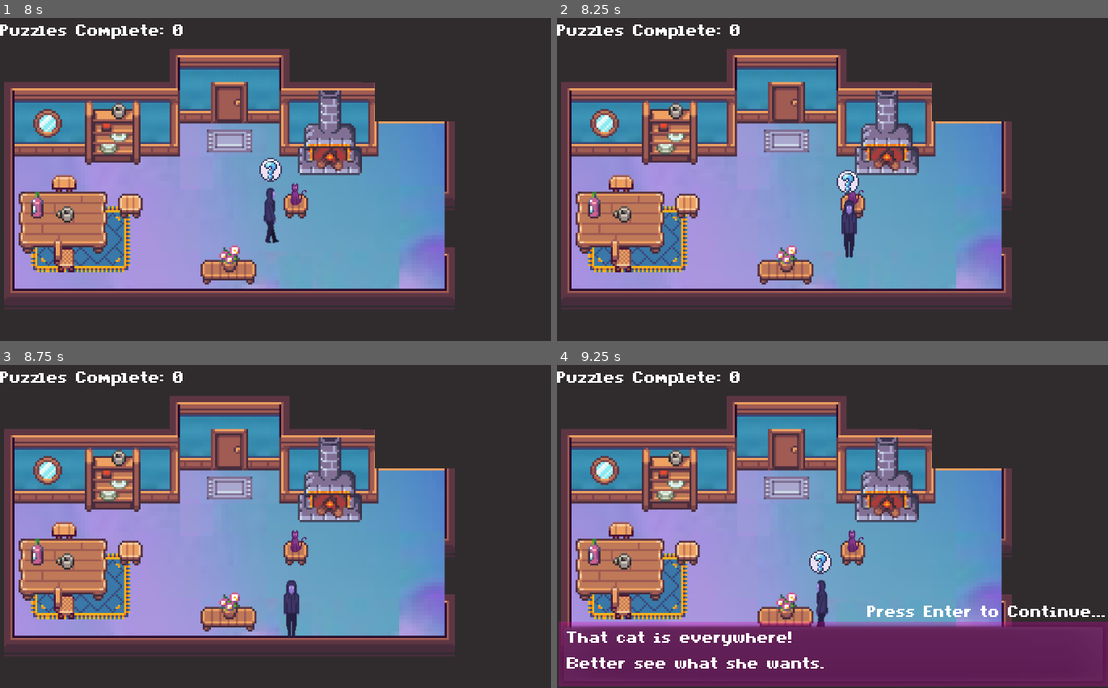
Above: before the commit, frames 1-4 (two rows, left to right).
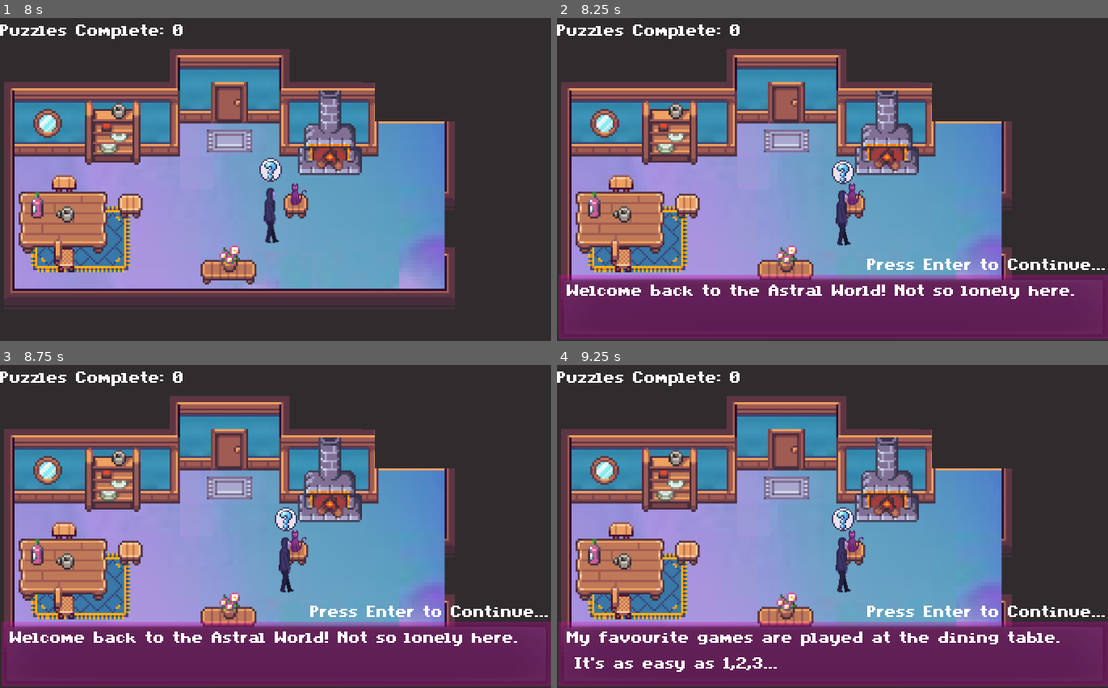
Above: after the commit, the same moments.

Repository: JayTheDaniels/The-Astral-Project
Game: Godot game, scene res://Src/Levels/AstralLivingRoom.tscn
Same seed, same stepped clock (60 frames per second), same inputs: the game is played once before the commit and once after it. This scene is started directly instead of the project's main scene.
Inputs:
- Up to frame 1 (8 s): tap Enter (accept) at 0.5, 1.25, 1.35, 2, 3.5, 5.1, 7.25 s; hold D (right) 0.53-1.28 s; tap Space (interact) at 0.6, 1.55, 2.3, 3.05, 3.6, 4.35, 5.3, 6.05, 6.8, 7.35 s; hold Down (down) 1.28-2.03 s; hold D (right) 2.03-2.78 s; tap C (choice C) at 2.1, 5.85 s; hold W (up) 2.78-3.53 s; tap X (choice X) at 2.85, 6.6 s; hold Left (left) 3.53-5.03 s; hold Down (down) 5.03-5.78 s; hold D (right) 5.78-6.53 s; hold W (up) 6.53-7.28 s; hold D (right) from 7.28 s (still down)
- Up to frame 2 (8.25 s): release D (right) at 8.03 s; hold Down (down) from 8.03 s (still down); tap Space (interact) at 8.1 s
- Up to frame 3 (8.75 s): keep holding Down (down)
- Up to frame 4 (9.25 s): tap Enter (accept) at 8.75, 8.85 s; release Down (down) at 8.78 s; hold Left (left) from 8.78 s (still down); tap Space (interact) at 9.05 s

Frame 1 is identical in both runs. In frame 2, 21% of the frame differs, in the area x 0-100%, y 44-100%; in frame 3, 21%; in frame 4, 2.9%.
Error in both runs: Invalid call. Nonexistent function 'interaction' in base 'StaticBody2D'. (res://Src/Code/Player.gd:47)

Commit message:
Living Room Base

Diff:
--- a/Src/Code/Global.gd
+++ b/Src/Code/Global.gd
@@ -85,7 +85,6 @@
 		sink.InteractText = sink.ScavengerHuntText
 
 func office():
-
 	if scavengerHuntStage == 1:
 		var plant = get_tree().get_root().get_node("/root/Office/HousePlant")
 		plant.InteractText = plant.ScavengerHuntText
@@ -104,10 +103,10 @@
 
 func living_room():
 	if scavengerHuntStage == 1:
-		var stool = get_tree().get_root().get_node("root/LivingRoom/Stool")
+		var stool = get_tree().get_root().get_node("/root/LivingRoom/Stool")
 		stool.InteractText = stool.ScavengerHuntText
 	if scavengerHuntStage == 2:
-		var fireplace = get_tree().get_root().get_node("root/LivingRoom/Fireplace")
+		var fireplace = get_tree().get_root().get_node("/root/LivingRoom/Fireplace")
 		fireplace.InteractText = fireplace.ScavengerHuntText
 		get_tree().get_root().get_node("/root/LivingRoom/Fireplace").set_script(portal)
 
--- a/Src/Code/Leela.gd
+++ b/Src/Code/Leela.gd
@@ -32,7 +32,7 @@
 func interaction():
 	print("Is interacting with " + self.name)
 	dialogue()
-	$Meow.play()
+
 
 func follow():
 	follow_player = true
@@ -60,6 +60,7 @@
 	if dialogueCounter == 0:
 		dialogue.dialogue = "A visitor..? From the mortal plane no less!"
 		dialogue.open(self.get_path())
+		$Meow.play()
 	if dialogueCounter == 1:
 		dialogue.dialogue = "Not common to see humans around here. Are you lost?"
 		dialogue.open(self.get_path())
@@ -94,6 +95,7 @@
 	if dialogueCounter == 0:
 		dialogue.dialogue = "Scrubba dub dub. Astral Cat in your tub. \n Welcome back human, thanks for the warm bath."
 		dialogue.open(self.get_path())
+		$Meow.play()
 	if dialogueCounter == 1:
 		dialogue.dialogue = "For this puzzle, let's cleanse you of your \n negative thoughts. Good thing we're in a bathroom."
 		dialogue.open(self.get_path())
@@ -109,12 +111,14 @@
 		if Global.scavengerHuntStage == 8:
 			dialogue.dialogue = "You continue to impress, human. When you're ready \n to leave, flush yourself out of this world."
 			dialogue.open(self.get_path())
+			$Meow.play()
 			get_parent().get_node("UI/CanvasLayer/Lives").show()
 			# use this code for setting the return object
 			Global.completed_puzzles += 1
 			get_tree().get_root().get_node("/root/AstralBathroom/Toilet").set_script(portal)
 		else:
 			dialogueTotal = 1
+			$Meow.play()
 			dialogue.dialogue = "Take your time human, there's no such thing here."
 			dialogue.open(self.get_path())
 
@@ -124,6 +128,7 @@
 	if dialogueCounter == 0:
 		dialogue.dialogue = "Friend! Hello again... I have a new gift for you. \n A new puzzle to go with it."
 		dialogue.open(self.get_path())
+		$Meow.play()
 		Global.scavengerHuntStage = 5
 	if dialogueCounter == 1:
 		dialogue.dialogue = "Communicate with family, \n research, shop, and play games."
@@ -150,19 +155,22 @@
 
 func living_room():
 	var interaction_Counter = 0
+	dialogueTotal = 2
 	if dialogueCounter == 0:
 		dialogue.dialogue = "Welcome back to the Astral World! Not so lonely here."
 		dialogue.open(self.get_path())
-		interaction_Counter = 1
+		Global.scavengerHuntStage = 3
+		$Meow.play()
 	if dialogueCounter == 1:
 		dialogue.dialogue = "Let's warm those empty seats with a game \n of musical chairs."
 		dialogue.open(self.get_path())
 	if dialogueCounter == 2:
 		dialogue.dialogue = "Take it from the top and dance around the clock."
 		dialogue.open(self.get_path())
-		Global.scavengerHuntStage = 3
+		interaction_Counter = 1
 	if interaction_Counter == 1:
 		if Global.scavengerHuntStage == 6:
+			$Meow.play()
 			dialogue.dialogue = "Well done! If you're burning to return home \n the flames will take you there."
 			Global.completed_puzzles += 1
 			get_tree().get_root().get_node("/root/AstralLivingRoom/Fireplace").set_script(portal)
@@ -174,6 +182,7 @@
 	var interaction_Counter = 0
 	dialogueTotal = 1
 	if dialogueCounter == 0:
+		$Meow.play()
 		dialogue.dialogue = "You made it! Some sassy comebacks from the kitchen. \n Although, it is YOUR kitchen…"
 		dialogue.open(self.get_path())
 		Global.scavengerHuntStage = 3
--- a/Src/Code/Object_Base.gd
+++ b/Src/Code/Object_Base.gd
@@ -51,7 +51,12 @@
 			Global.scavengerHuntStage = 1
 		if Global.scavengerHuntLevel == 2:
 			scavengerHunt()
-
+	if self.name == "Stool":
+		if Global.scavengerHuntLevel != 4:
+			Global.scavengerHuntLevel = 4
+			Global.scavengerHuntStage = 1
+		if Global.scavengerHuntLevel == 4:
+			scavengerHunt()
 
 func scavengerHunt():
 	if Global.scavengerHuntLevel == 1:
@@ -134,6 +139,14 @@
 		if self.name == "Stool":
 			print("Objective Updated!")
 			Global.scavengerHuntStage = 2
+	if Global.scavengerHuntStage == 1:
+		if self.name == "Stool":
+			print("Objective Updated!")
+			Global.scavengerHuntStage = 2
+	if Global.scavengerHuntStage == 1:
+		if self.name == "Stool":
+			print("Objective Updated!")
+			Global.scavengerHuntStage = 2
 
 func kitchen_object():
 	if Global.scavengerHuntStage == 1:
--- a/Src/Levels/AstralBedroom.tscn
+++ b/Src/Levels/AstralBedroom.tscn
@@ -6,7 +6,6 @@
 [ext_resource path="res://Assets/bedroom_bathroom_astralworld.png" type="Texture" id=4]
 [ext_resource path="res://Src/Game Objects/Base_Object.tscn" type="PackedScene" id=5]
 [ext_resource path="res://Src/Sound/MusicAstralBackgroundLoop.tscn" type="PackedScene" id=6]
-[ext_resource path="res://Src/UI/AstralTransition.tscn" type="PackedScene" id=7]
 
 [node name="AstralBedroom" type="YSort" groups=[
 "Astral",
@@ -85,5 +84,4 @@
 Leela beckons for you."
 
 [node name="MusicAstralBackgroundLoop" parent="." instance=ExtResource( 6 )]
-
-[node name="AstralTransition" parent="." instance=ExtResource( 7 )]
+pause_mode = 2
--- a/Src/Levels/AstralLivingRoom.tscn
+++ b/Src/Levels/AstralLivingRoom.tscn
@@ -85,6 +85,7 @@
 
 [node name="Leela" parent="." instance=ExtResource( 4 )]
 position = Vector2( 183, 111 )
+interaction_room = 4
 
 [node name="ColorRect" type="ColorRect" parent="."]
 margin_left = 232.0
--- a/Src/Levels/Bedroom.tscn
+++ b/Src/Levels/Bedroom.tscn
@@ -58,7 +58,7 @@
 InteractText = "Feels like most of my time is spent sitting here."
 
 [node name="Television" parent="." instance=ExtResource( 5 )]
-position = Vector2( 112, 96 )
+position = Vector2( 112, 99 )
 scale = Vector2( 2.7, 1.2 )
 script = ExtResource( 6 )
 
@@ -68,6 +68,6 @@
 InteractText = "I only own purple hoodies."
 
 [node name="Books" parent="." instance=ExtResource( 5 )]
-position = Vector2( 136, 32 )
+position = Vector2( 160, 56 )
 scale = Vector2( 1.3, 1.3 )
 InteractText = "I'll get to reading these eventually..."
--- a/Src/Levels/LivingRoom.tscn
+++ b/Src/Levels/LivingRoom.tscn
@@ -44,11 +44,12 @@
 player_spawn_location = Vector2( 56, 128 )
 
 [node name="Fireplace" parent="." instance=ExtResource( 5 )]
-position = Vector2( 208, 64 )
+position = Vector2( 204.89, 66.747 )
 scale = Vector2( 2.84, 1 )
 InteractText = "I always find myself coming back here
 to sit alone and think."
 ScavengerHuntText = "The warmth of the fire is so comforting.
+
 The flames are entrancing..."
 
 [node name="Flat Door" parent="." instance=ExtResource( 5 )]
@@ -57,14 +58,14 @@
 InteractText = "Is there even a point to going outside?"
 
 [node name="Mirror" parent="." instance=ExtResource( 5 )]
-position = Vector2( 32, 56 )
+position = Vector2( 29.876, 58.6208 )
 scale = Vector2( 0.96, 0.960001 )
 InteractText = "I don't recognize this face anymore."
 
 [node name="Table" parent="." instance=ExtResource( 5 )]
-position = Vector2( 40, 120 )
-scale = Vector2( 3, 1.5 )
-InteractText = "Maybe I could use a little warmth..."
+position = Vector2( 39.6986, 122.943 )
+scale = Vector2( 2.72, 1.72 )
+InteractText = "Is it time for breakfast yet?"
 
 [node name="Stool" parent="." instance=ExtResource( 5 )]
 position = Vector2( 183.295, 113.7 )
@@ -73,23 +74,7 @@
 ScavengerHuntText = "The fire is so nice. I should get closer."
 startpoint = true
 
-[node name="Stool2" parent="." instance=ExtResource( 5 )]
-position = Vector2( 80, 113.7 )
-scale = Vector2( 0.741, 0.3 )
-InteractText = "So many empty seats."
-
-[node name="Chair" parent="." instance=ExtResource( 5 )]
-position = Vector2( 40, 135 )
-scale = Vector2( 0.741, 0.3 )
-InteractText = "Wish I had some company."
-
-[node name="Chair2" parent="." instance=ExtResource( 5 )]
-position = Vector2( 40, 103 )
-scale = Vector2( 0.741, 0.3 )
-InteractText = "This chair never gets used."
-
 [node name="Flowers" parent="." instance=ExtResource( 5 )]
-position = Vector2( 141.376, 153.349 )
+position = Vector2( 141.376, 155.349 )
 scale = Vector2( 2, 0.4 )
-InteractText = "Smells nice. At least these flowers
-are thriving."
+InteractText = "Smells nice."
--- a/Src/Sound/MusicAstralBackgroundLoop.tscn
+++ b/Src/Sound/MusicAstralBackgroundLoop.tscn
@@ -3,6 +3,7 @@
 [ext_resource path="res://Assets/BackgroundMusic_Loop.wav" type="AudioStream" id=1]
 
 [node name="MusicAstralBackgroundLoop" type="AudioStreamPlayer"]
+pause_mode = 2
 stream = ExtResource( 1 )
 volume_db = -17.716
 autoplay = true
Not shown: 1 places in Src/Levels/AstralBedroom.tscn that only renumber resources
